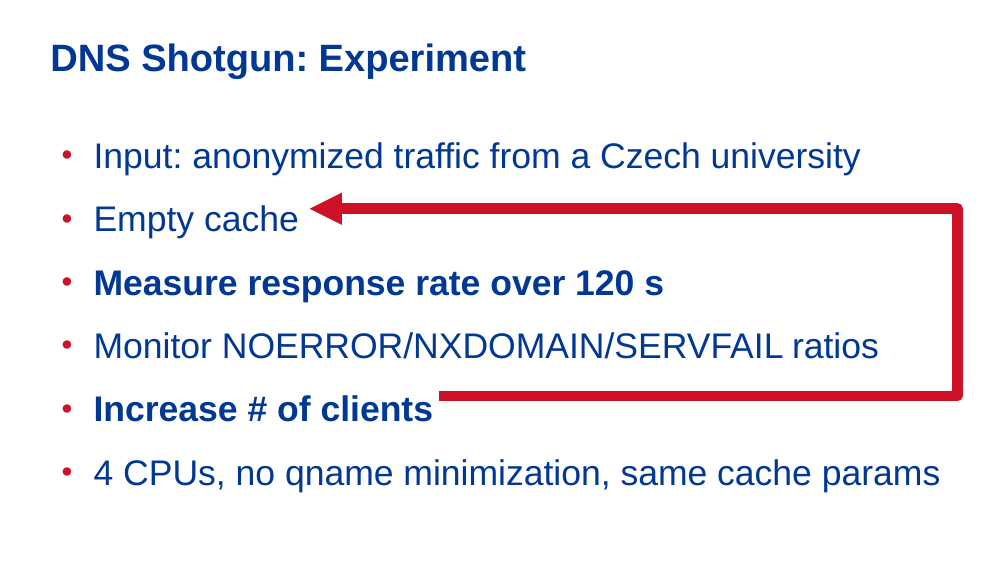
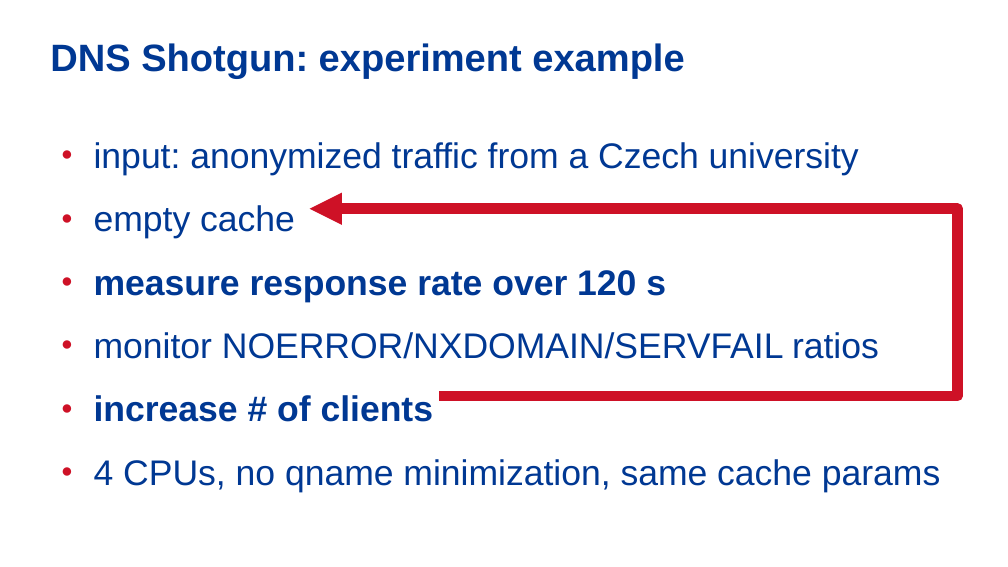
Before and after one commit to vcunat/nic-slides, a slide deck: slide 17 of 19-bench/benchmarking.odp (slide 18 before the commit). Drawn at 1008x567 pixels with LibreOffice and Linux fonts; fonts in the diff are those of the drawing; background and template pictures are left out. Boxes give left, top, right and bottom in pixels: in the first picture for what was removed or moved away, otherwise in the second. Text is boxed around its words. In the diff, an @@ line names an element or a change of style, - is before the commit and + after.

```diff
--- a/19-bench/benchmarking.odp
+++ b/19-bench/benchmarking.odp
@@ title at [50,43,684,79]: text changed @@
-DNS Shotgun: Experiment
+DNS Shotgun: experiment example
@@ text at [94,142,879,422]: text changed @@
-● Input: anonymized traffic from a Czech university
-● Empty cache
-● Measure response rate over 120 s
-● Monitor NOERROR/NXDOMAIN/SERVFAIL ratios
-● Increase # of clients
+● input: anonymized traffic from a Czech university
+● empty cache
+● measure response rate over 120 s
+● monitor NOERROR/NXDOMAIN/SERVFAIL ratios
+● increase # of clients
```
Also in this commit, not shown: 17 other slides changed, 1 slide removed.
